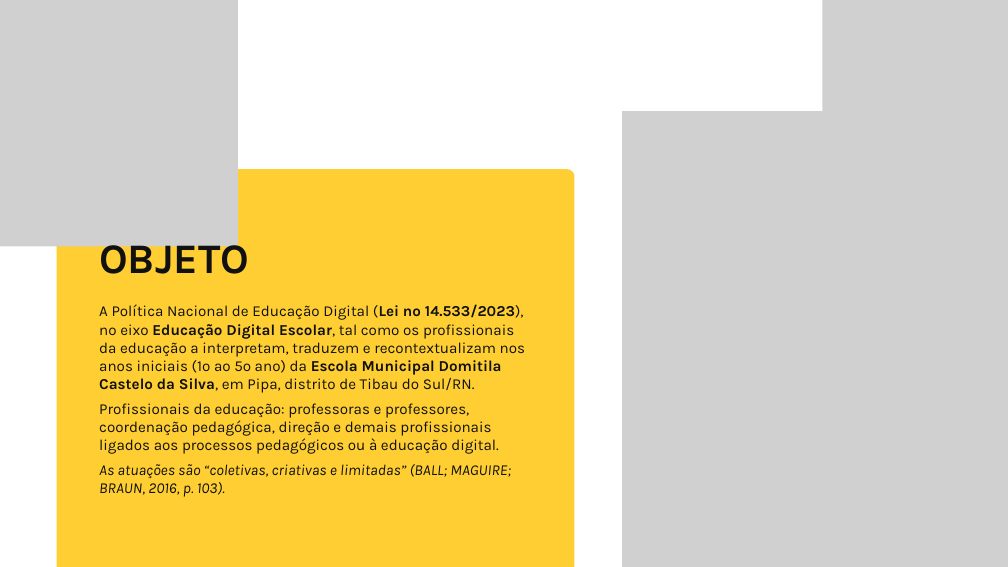
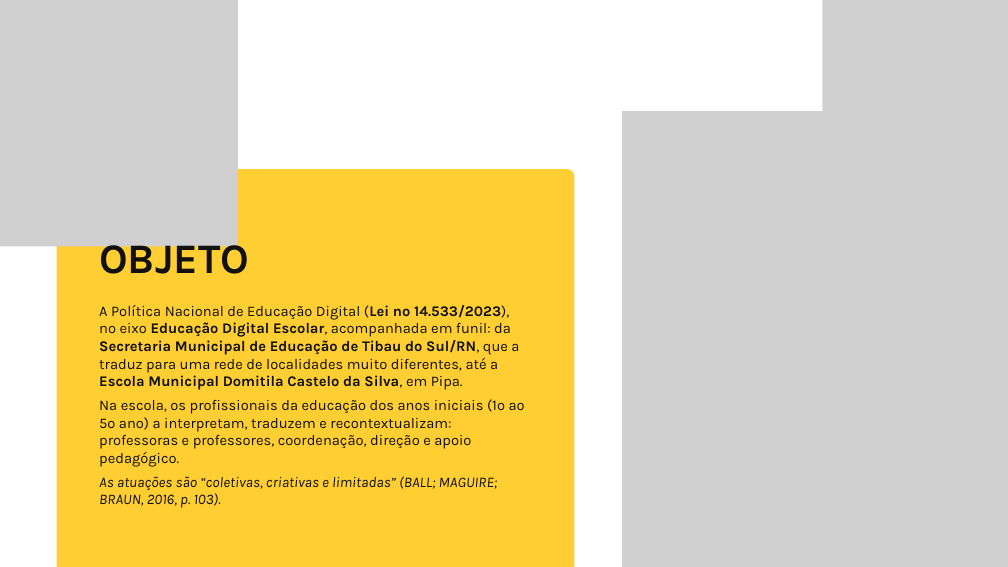
Before and after one commit to yzynya-beep/Tese, a slide deck: slide 3 of apresentacao_qualificacao/Qualificacao_PNED_Pipa.pptx. Drawn at 1008x567 pixels with LibreOffice and Linux fonts; fonts in the diff are those of the drawing; grey boxes stand for pictures; background and template pictures are left out. Boxes give left, top, right and bottom in pixels: in the first picture for what was removed or moved away, otherwise in the second. Text is boxed around its words. In the diff, an @@ line names an element or a change of style, - is before the commit and + after.

```diff
--- a/apresentacao_qualificacao/Qualificacao_PNED_Pipa.pptx
+++ b/apresentacao_qualificacao/Qualificacao_PNED_Pipa.pptx
@@ text at bbox=[99, 305, 525, 467]: text changed; size 21.8 to 21 pt @@
-A Política Nacional de Educação Digital (Lei nº 14.533/2023), no eixo Educação Digital Escolar, tal como os profissionais da educação a interpretam, traduzem e recontextualizam nos anos iniciais (1º ao 5º ano) da Escola Municipal Domitila Castelo da Silva, em Pipa, distrito de Tibau do Sul/RN.
-Profissionais da educação: professoras e professores, coordenação pedagógica, direção e demais profissionais ligados aos processos pedagógicos ou à educação digital.
+A Política Nacional de Educação Digital (Lei nº 14.533/2023), no eixo Educação Digital Escolar, acompanhada em funil: da Secretaria Municipal de Educação de Tibau do Sul/RN, que a traduz para uma rede de localidades muito diferentes, até a Escola Municipal Domitila Castelo da Silva, em Pipa.
+Na escola, os profissionais da educação dos anos iniciais (1º ao 5º ano) a interpretam, traduzem e recontextualizam: professoras e professores, coordenação, direção e apoio pedagógico.
@@ text at bbox=[99, 476, 498, 508]: size 21.8 to 21 pt in "As atuações são “coletivas, criativas e limitadas” ..." @@
```
Also in this commit, not shown: 15 other slides changed, 1 slide added, 5 other files.
